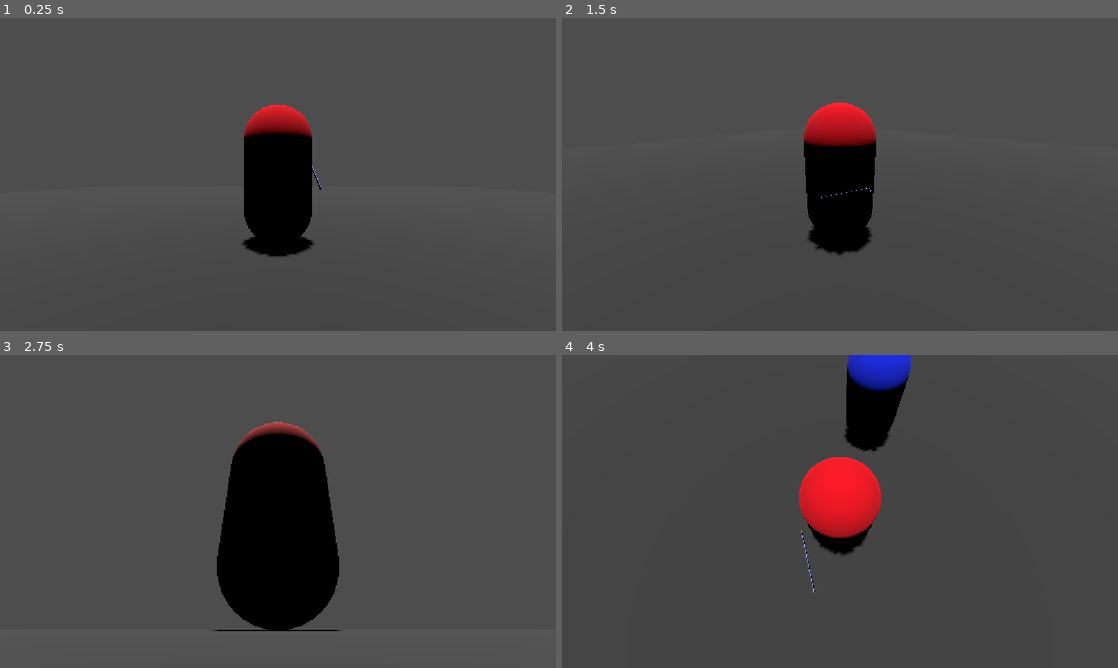
Above: before the commit, frames 1-4 (two rows, left to right).
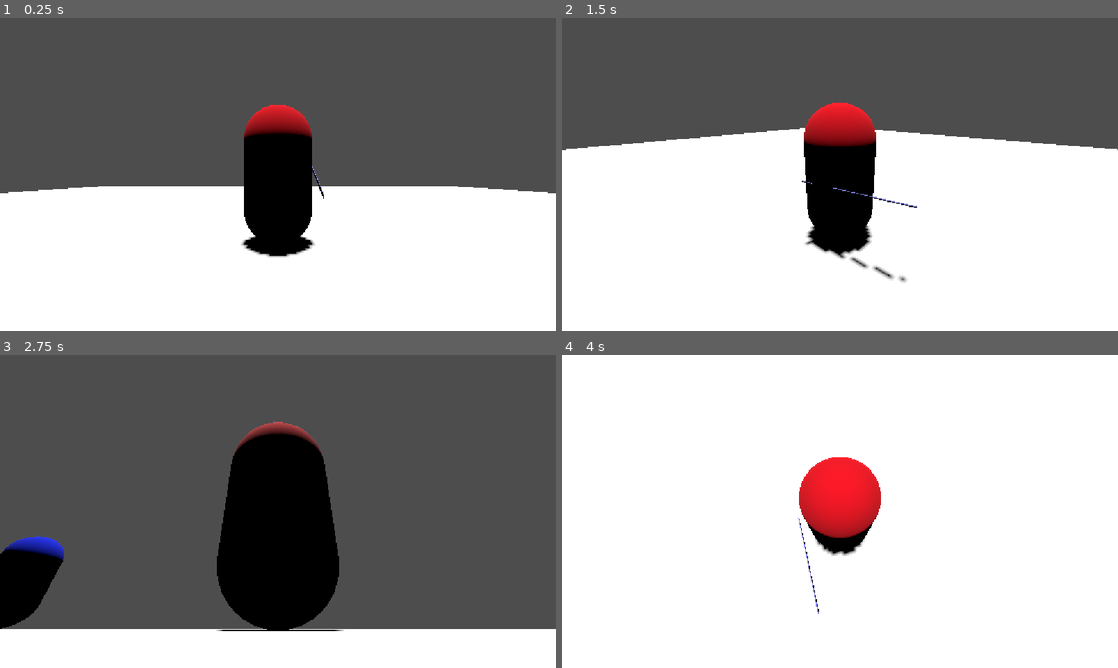
Above: after the commit, the same moments.

Repository: Gabaghooul/Dark-of-Curseness
Game: Godot game, scene res://main.tscn
Same seed, same stepped clock (60 frames per second), same inputs: the game is played once before the commit and once after it.
Inputs (mouse positions are in pixels of both pictures, inside the frame that each line leads up to):
- Up to frame 1 (0.25 s): no input
- Up to frame 2 (1.5 s): tap Enter at 0.5 s; move the mouse to (962, 158) at 0.52 s; press the mouse at (962, 158) at 0.53 s; hold D (move_right) 0.53-1.28 s; move the mouse to (728, 190) at 1.27 s; release the mouse at (728, 190) at 1.28 s; hold S (move_back) from 1.28 s (still down); click (728, 190) at 1.35 s
- Up to frame 3 (2.75 s): move the mouse to (333, 442) at 2.02 s; release S (move_back) at 2.03 s; press the mouse at (333, 442) at 2.03 s; hold D (move_right) from 2.03 s (still down)
- Up to frame 4 (4 s): move the mouse to (812, 574) at 2.77 s; release D (move_right) at 2.78 s; release the mouse at (812, 574) at 2.78 s; hold W (move_forward) 2.78-3.53 s; click (812, 574) at 2.85 s; move the mouse to (1006, 558) at 3.52 s; press the mouse at (1006, 558) at 3.53 s; hold A (move_left) from 3.53 s (still down)

The runs differ from the first frame. In frame 1, 43% of the frame differs, in the area x 0-100%, y 53-100%; in frame 2, 57%; in frame 3, 15%; in frame 4, 97%, in the area x 0-100%, y 0-100%.

Commit message:
Rudimentary attack anim

Diff:
--- a/main.tscn
+++ b/main.tscn
@@ -10,7 +10,6 @@
 size = Vector3(30, 2, 30)
 
 [sub_resource type="StandardMaterial3D" id="StandardMaterial3D_lhlqy"]
-albedo_color = Color(0.24115604, 0.24115604, 0.24115604, 1)
 
 [node name="Main" type="Node" unique_id=1019985170]
 
--- a/player.gd
+++ b/player.gd
@@ -1,6 +1,7 @@
 extends CharacterBody3D
 
 signal attack
+signal finish_attack
 
 @export var speed = 14
 @export var acceleration = 4.0
@@ -13,6 +14,7 @@
 @onready var spring_arm := $CameraPivot/SpringArm3D as SpringArm3D
 
 var target_velocity = Vector3.ZERO
+var state = "READY"
 
 func _physics_process(delta):
 	#velocity.y += -gravity * delta
@@ -24,17 +26,26 @@
 
 
 func get_move_input(delta):
-	var vy = velocity.y
-	velocity.y = 0
-	var input = Input.get_vector("move_left", "move_right", "move_forward", "move_back")
-	var dir = Vector3(input.x, 0, input.y).rotated(Vector3.UP, spring_arm.rotation.y)
-	velocity = lerp(velocity, dir * speed, acceleration * delta)
-	velocity.y = vy
+	if state == "READY":
+		var vy = velocity.y
+		velocity.y = 0
+		var input = Input.get_vector("move_left", "move_right", "move_forward", "move_back")
+		var dir = Vector3(input.x, 0, input.y).rotated(Vector3.UP, spring_arm.rotation.y)
+		velocity = lerp(velocity, dir * speed, acceleration * delta)
+		velocity.y = vy
 
 func get_attack_input():
-	if Input.is_action_pressed("attack"):
+	if Input.is_action_just_pressed("attack"):
+		state = "ATTACK"
 		velocity = Vector3.ZERO
+		await get_tree().create_timer(0.2).timeout
 		emit_signal("attack")
+		await get_tree().create_timer(0.35).timeout
+		emit_signal("finish_attack")
+		reset_state()
+
+func reset_state():
+	state = "READY"
 
 func _unhandled_input(event):
 	if event is InputEventMouseMotion:
--- a/player.tscn
+++ b/player.tscn
@@ -34,3 +34,4 @@
 transform = Transform3D(1, 0, 0, 0, 0.4143343, 0.9101248, 0, -0.9101248, 0.4143343, 0.6326531, 0, -0.49244657)
 
 [connection signal="attack" from="." to="WeaponSlot/Weapon" method="attack"]
+[connection signal="finish_attack" from="." to="WeaponSlot/Weapon" method="finish_attack"]
--- a/weapon.gd
+++ b/weapon.gd
@@ -1,6 +1,8 @@
 extends Node3D
 
 func attack():
-	$Hitbox.set_deferred("monitorable", true)
-	await get_tree().create_timer(0.2).timeout
-	$Hitbox.set_deferred("monitorable", false)
+	$VisualPivot/Hitbox.set_deferred("monitorable", true)
+	$AnimationPlayer.play("swing")
+
+func finish_attack():
+	$VisualPivot/Hitbox.set_deferred("monitorable", false)
--- a/weapon.tscn
+++ b/weapon.tscn
@@ -2,26 +2,69 @@
 
 [ext_resource type="Script" uid="uid://dc781dt22jn8l" path="res://weapon.gd" id="1_swcir"]
 
+[sub_resource type="BoxShape3D" id="BoxShape3D_2iv3x"]
+size = Vector3(0.01, 1.5, 0.05)
+
 [sub_resource type="BoxMesh" id="BoxMesh_div1a"]
-size = Vector3(0.01, 1, 0.05)
+size = Vector3(0.01, 1.5, 0.05)
 
 [sub_resource type="StandardMaterial3D" id="StandardMaterial3D_div1a"]
 albedo_color = Color(0.55986506, 0.5706044, 1, 1)
 
-[sub_resource type="BoxShape3D" id="BoxShape3D_2iv3x"]
-size = Vector3(0.01, 1, 0.05)
+[sub_resource type="Animation" id="Animation_swcir"]
+length = 0.001
+tracks/0/type = "rotation_3d"
+tracks/0/imported = false
+tracks/0/enabled = true
+tracks/0/path = NodePath(".")
+tracks/0/interp = 1
+tracks/0/loop_wrap = true
+tracks/0/keys = PackedFloat32Array(0, 1, 0, 0, 0, 1)
+
+[sub_resource type="Animation" id="Animation_o2wld"]
+resource_name = "swing"
+length = 0.8
+tracks/0/type = "rotation_3d"
+tracks/0/imported = false
+tracks/0/enabled = true
+tracks/0/path = NodePath(".")
+tracks/0/interp = 1
+tracks/0/loop_wrap = true
+tracks/0/keys = PackedFloat32Array(0, 1, 0, 0, 0, 1, 0.2, 1, 0, 0, -0.46183884, 0.88696384, 0.56666666, 1, -0.45093098, 0.891988, -0.01439932, 0.028483342, 0.8, 1, 0, 0, 0, 1)
+tracks/1/type = "position_3d"
+tracks/1/imported = false
+tracks/1/enabled = true
+tracks/1/path = NodePath(".")
+tracks/1/interp = 1
+tracks/1/loop_wrap = true
+tracks/1/keys = PackedFloat32Array(0, 1, 0, 0, 0, 0.2, 1, 0, 0, -0.09244496, 0.56666666, 1, -0.7773973, 0, -0.09013383, 0.8, 1, 0, 0, 0)
+
+[sub_resource type="AnimationLibrary" id="AnimationLibrary_8xwfw"]
+_data = {
+&"RESET": SubResource("Animation_swcir"),
+&"swing": SubResource("Animation_o2wld")
+}
 
 [node name="Weapon" type="Node3D" unique_id=72729195]
 script = ExtResource("1_swcir")
 
-[node name="Model" type="MeshInstance3D" parent="." unique_id=568895752]
-mesh = SubResource("BoxMesh_div1a")
-surface_material_override/0 = SubResource("StandardMaterial3D_div1a")
+[node name="VisualPivot" type="Node3D" parent="." unique_id=1922229995]
+transform = Transform3D(0.9999999, 0, 0, 0, 0.9999998, 0, 0, 0, 1, 0, 0, 0)
 
-[node name="Hitbox" type="Area3D" parent="." unique_id=1175507382]
+[node name="Hitbox" type="Area3D" parent="VisualPivot" unique_id=1175507382]
+transform = Transform3D(0.99999994, 0, 0, 0, 0.9999998, 0, 0, 0, 0.9999999, 0, 0, 0)
 collision_layer = 8
 collision_mask = 64
 monitorable = false
 
-[node name="CollisionShape3D" type="CollisionShape3D" parent="Hitbox" unique_id=1972219281]
+[node name="CollisionShape3D" type="CollisionShape3D" parent="VisualPivot/Hitbox" unique_id=1972219281]
 shape = SubResource("BoxShape3D_2iv3x")
+
+[node name="Model" type="MeshInstance3D" parent="VisualPivot" unique_id=568895752]
+transform = Transform3D(0.99999994, 0, 0, 0, 0.9999998, 0, 0, 0, 0.9999999, 0, 0, 0)
+mesh = SubResource("BoxMesh_div1a")
+surface_material_override/0 = SubResource("StandardMaterial3D_div1a")
+
+[node name="AnimationPlayer" type="AnimationPlayer" parent="." unique_id=2028772894]
+root_node = NodePath("../VisualPivot")
+libraries/ = SubResource("AnimationLibrary_8xwfw")
